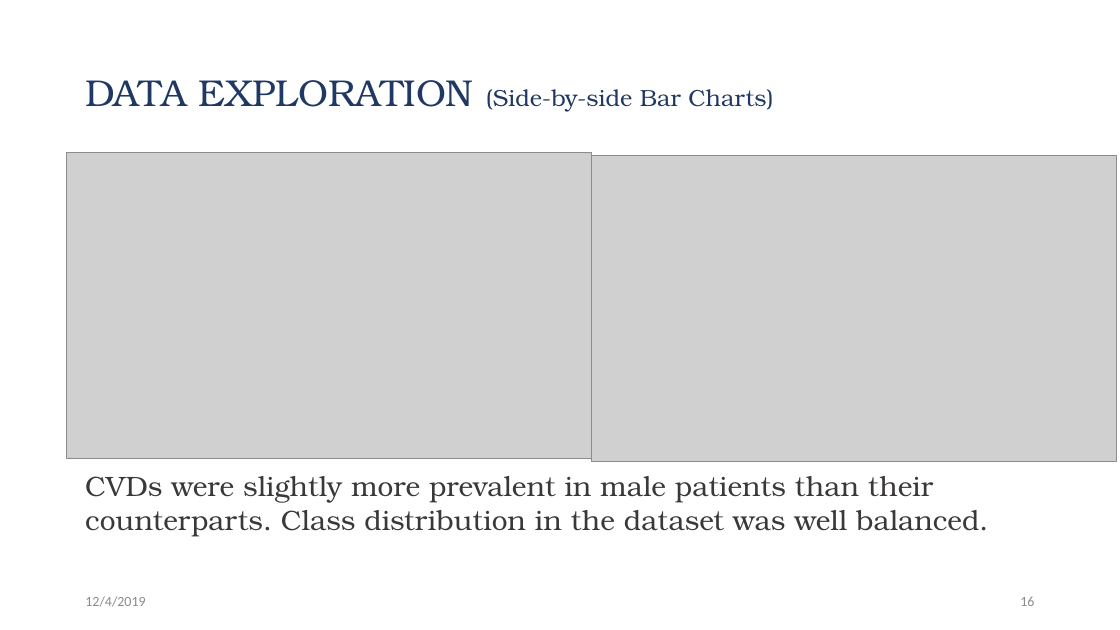
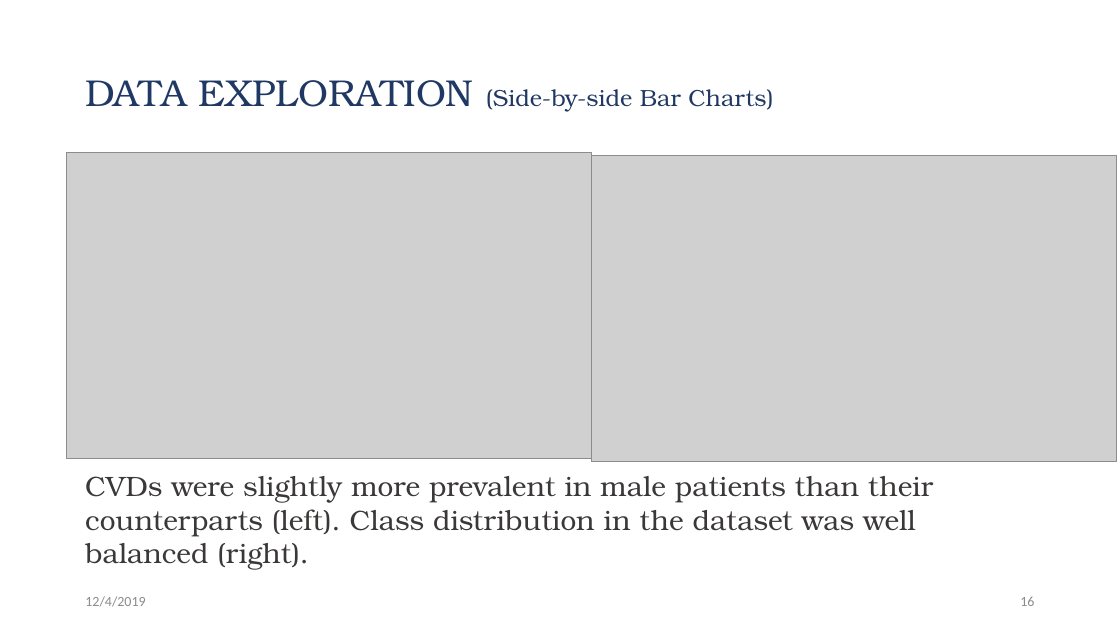
Before and after one commit to Jwen-pg/cds501-predicting-heart-disease, a slide deck: slide 16 of presentation.pptx. Drawn at 1120x630 pixels with LibreOffice and Linux fonts; fonts in the diff are those of the drawing; grey boxes stand for pictures. Boxes give left, top, right and bottom in pixels: in the first picture for what was removed or moved away, otherwise in the second. Text is boxed around its words. In the diff, an @@ line names an element or a change of style, - is before the commit and + after.

```diff
--- a/presentation.pptx
+++ b/presentation.pptx
@@ text at (85, 476, 933, 570): text changed @@
-CVDs were slightly more prevalent in male patients than their counterparts. Class distribution in the dataset was well balanced.
+CVDs were slightly more prevalent in male patients than their counterparts (left). Class distribution in the dataset was well balanced (right).
```
Also in this commit, not shown: 4 other slides changed, 1 slide added, 1 slide removed.
